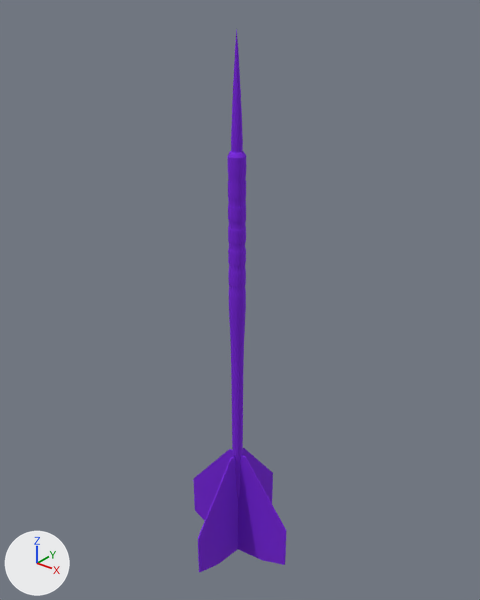
Before and after pictures for a commit that changed the FBX model Assets/3D_Models/Dart/Dart_lila.fbx.
Camera for both pictures: a 50 mm lens placed at (0.772, -0.956, 3.982), pointed at (-0.017, 0.03, 3.37). The axes (+X, +Y, +Z) are drawn at lower left. The lights are the same throughout. Where no turn or scale is listed for an object, it has been applied to the vertices.

In view in the first picture: 'body'.
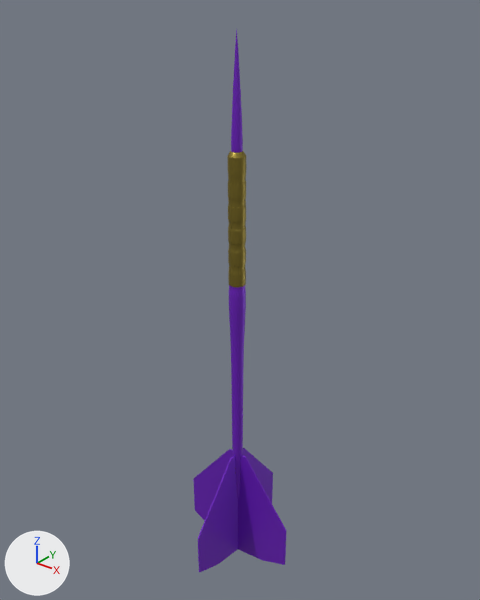
Changed parts and their boxes [x1, y1, x2, y2] in the pictures (480 x 600 px):
```json
{"part": 1, "of": "me_cone", "change": "cut back", "before": [227, 50, 246, 499], "after": [227, 50, 246, 498]}
{"part": 2, "of": "me_cone", "change": "recoloured", "before": [194, 39, 287, 572], "after": [194, 39, 287, 572]}
```

Edits to the scene script, one JSON object a line:
```json
{"op": "add", "block": "mat_rosa_002", "code": ["mat_rosa_002 = principled_material('rosa.002')", "mat_rosa_002.base_color = (0.182, 0.0164, 0.589)  # purple #7623ca", "mat_rosa_002.metallic = 0.334", "mat_rosa_002.roughness = 0.469"]}
{"op": "add", "block": "mat_gold", "code": ["mat_gold = principled_material('Gold')", "mat_gold.base_color = (0.264, 0.201, 0.0318)  # yellow #8c7c32", "mat_gold.metallic = 0.739", "mat_gold.roughness = 0.455"]}
{"block": "me_cone", "where": "# used by ob_body; location = (0.0, 0.0, 3.82)"}
{"op": "remove", "block": "me_cone", "code": "me_cone.from_pydata(...)  # 81970 vertices, 81960 faces; spans x -0.142..0.142, y -0.142..0.142, z -1.124..0.085"}
{"op": "add", "block": "me_cone", "code": "me_cone.from_pydata(...)  # 24679 vertices, 43968 faces; spans x -0.142..0.142, y -0.142..0.142, z -1.124..0.085"}
{"block": "me_cone", "change": "me_cone part 1: 3981 vertices moved within x -0.018..0.018, y -0.018..0.018, z -0.957..-0.066; 61487 vertices removed from x -0.018..0.018, y -0.018..0.018, z -0.961..0.024; 4196 vertices added at x -0.018..0.018, y -0.018..0.018, z -0.956..0.022"}
{"block": "me_cone", "change": "me_cone part 2: 121 faces spanning x -0.142..0.142, y -0.142..0.142, z -1.124..0.085 switch from mat_rosa (purple #8829e7) to mat_rosa_002 (purple #7622ca)"}
{"op": "add", "block": "me_cone", "code": "me_cone.materials.append(mat_gold)  # yellow #8c7c32"}
```
